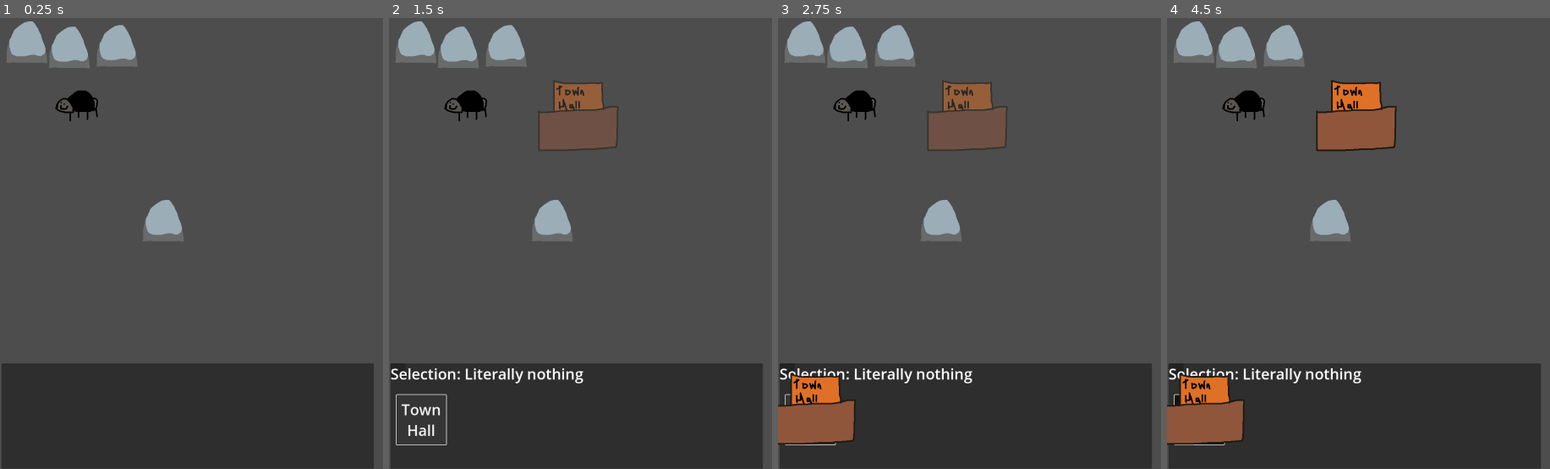
Above: before the commit, frames 1-4 (left to right).
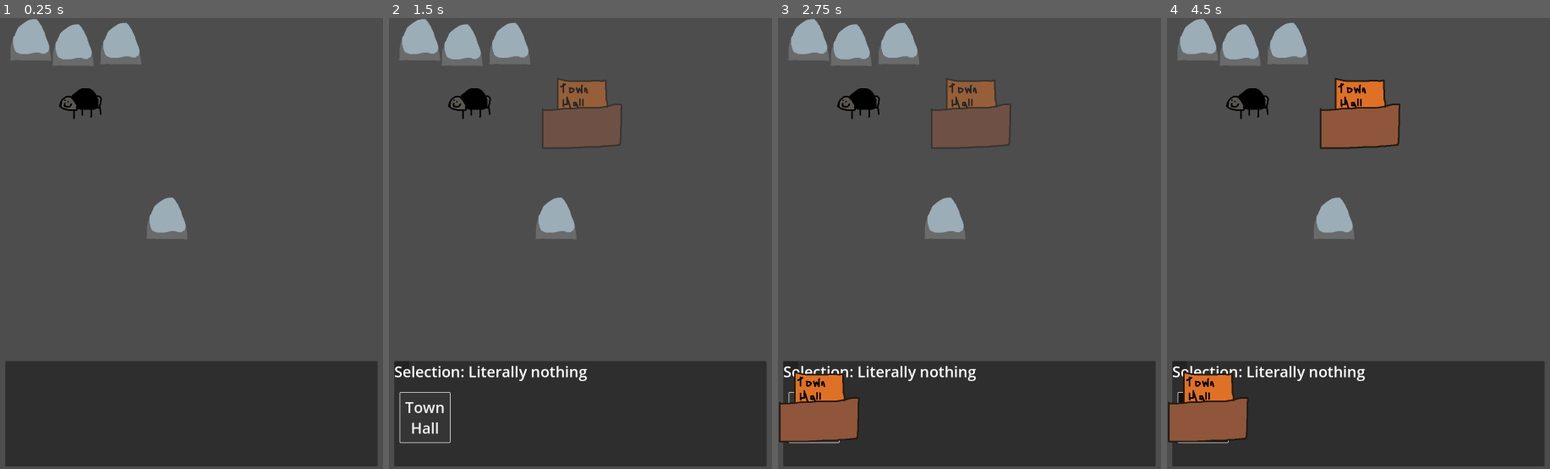
Above: after the commit, the same moments.

Repository: johnfn/LD52
Game: Godot game, scene res://root.tscn
Same seed, same stepped clock (60 frames per second), same inputs: the game is played once before the commit and once after it.
Inputs (mouse positions are in pixels of both pictures, inside the frame that each line leads up to):
- Up to frame 1 (0.25 s): no input
- Up to frame 2 (1.5 s): tap Enter at 0.5 s; move the mouse to (469, 117) at 0.52 s; click (469, 117) at 0.67 s; click "Town Hall" at 1.25 s
- Up to frame 3 (2.75 s): click "Town Hall" at 2 s
- Up to frame 4 (4.5 s): click "Town Hall" at 2.75 s; tap Space at 3.5 s; move the mouse to (1205, 410) at 3.52 s; click (1205, 410) at 3.67 s; tap Enter at 4.25 s; click (1205, 410) at 4.42 s

The runs differ from the first frame. In frame 1, 2.5% of the frame differs, in the area x 0-99%, y 0-100%; in frame 2, 4.9%; in frame 3, 5.0%; in frame 4, 5.3%.

Commit message:
add mouse zones

Diff:
--- /dev/null
+++ b/Camera.gd
@@ -0,0 +1,37 @@
+extends Camera2D
+
+var mouse_move_left = false
+var mouse_move_right = false
+var mouse_move_up = false
+var mouse_move_down = false
+
+@onready var move_left = $MoveLeft
+@onready var move_right = $MoveRight
+@onready var move_up = $MoveUp
+@onready var move_down = $MoveDown
+
+# Called when the node enters the scene tree for the first time.
+func _ready():
+  move_left.connect("mouse_entered", func () : mouse_move_left = true)
+  move_left.connect("mouse_exited", func () : mouse_move_left = false)
+
+  move_right.connect("mouse_entered", func () : mouse_move_right = true)
+  move_right.connect("mouse_exited", func () : mouse_move_right = false)
+
+  move_up.connect("mouse_entered", func () : mouse_move_up = true)
+  move_up.connect("mouse_exited", func () : mouse_move_up = false)
+
+  move_down.connect("mouse_entered", func () : mouse_move_down = true)
+  move_down.connect("mouse_exited", func () : mouse_move_down = false)
+
+
+# Called every frame. 'delta' is the elapsed time since the previous frame.
+func _process(delta):
+  if mouse_move_left:
+    position.x -= 500 * delta
+  if mouse_move_right:
+    position.x += 500 * delta
+  if mouse_move_up:
+    position.y -= 500 * delta
+  if mouse_move_down:
+    position.y += 500 * delta
--- a/root.tscn
+++ b/root.tscn
@@ -1,11 +1,18 @@
-[gd_scene load_steps=6 format=3 uid="uid://b2ioxh4mhw6y2"]
+[gd_scene load_steps=9 format=3 uid="uid://b2ioxh4mhw6y2"]
 
 [ext_resource type="Script" path="res://Map.gd" id="1_6y1nh"]
 [ext_resource type="Texture2D" uid="uid://da4wt66vugmy" path="res://assets/rock.png" id="1_hrow8"]
 [ext_resource type="PackedScene" uid="uid://dr36wj34htulv" path="res://scenes/ant.tscn" id="3_0h73t"]
+[ext_resource type="Script" path="res://Camera.gd" id="5_w81tg"]
 [ext_resource type="Script" path="res://UiPanel.gd" id="6_o2q21"]
 
 [sub_resource type="StyleBoxFlat" id="StyleBoxFlat_rs4lf"]
+
+[sub_resource type="RectangleShape2D" id="RectangleShape2D_irmio"]
+size = Vector2(197, 1199.5)
+
+[sub_resource type="RectangleShape2D" id="RectangleShape2D_3o8ia"]
+size = Vector2(1801, 186.5)
 
 [node name="Root" type="Node2D"]
 
@@ -117,3 +124,35 @@
 theme_override_font_sizes/font_size = 30
 theme_override_styles/normal = SubResource("StyleBoxFlat_rs4lf")
 text = "Buy Grasshopper (5 Meat)"
+
+[node name="Camera" type="Camera2D" parent="."]
+position = Vector2(890, 606)
+current = true
+script = ExtResource("5_w81tg")
+
+[node name="MoveLeft" type="Area2D" parent="Camera"]
+
+[node name="CollisionShape2D" type="CollisionShape2D" parent="Camera/MoveLeft"]
+position = Vector2(-792.5, -0.75)
+shape = SubResource("RectangleShape2D_irmio")
+
+[node name="MoveRight" type="Area2D" parent="Camera"]
+position = Vector2(1533, -3)
+
+[node name="CollisionShape2D" type="CollisionShape2D" parent="Camera/MoveRight"]
+position = Vector2(-726.5, -0.75)
+shape = SubResource("RectangleShape2D_irmio")
+
+[node name="MoveUp" type="Area2D" parent="Camera"]
+position = Vector2(1533, -3)
+
+[node name="CollisionShape2D" type="CollisionShape2D" parent="Camera/MoveUp"]
+position = Vector2(-1528.5, -507.25)
+shape = SubResource("RectangleShape2D_3o8ia")
+
+[node name="MoveDown" type="Area2D" parent="Camera"]
+position = Vector2(1531, 1091)
+
+[node name="CollisionShape2D" type="CollisionShape2D" parent="Camera/MoveDown"]
+position = Vector2(-1528.5, -507.25)
+shape = SubResource("RectangleShape2D_3o8ia")
